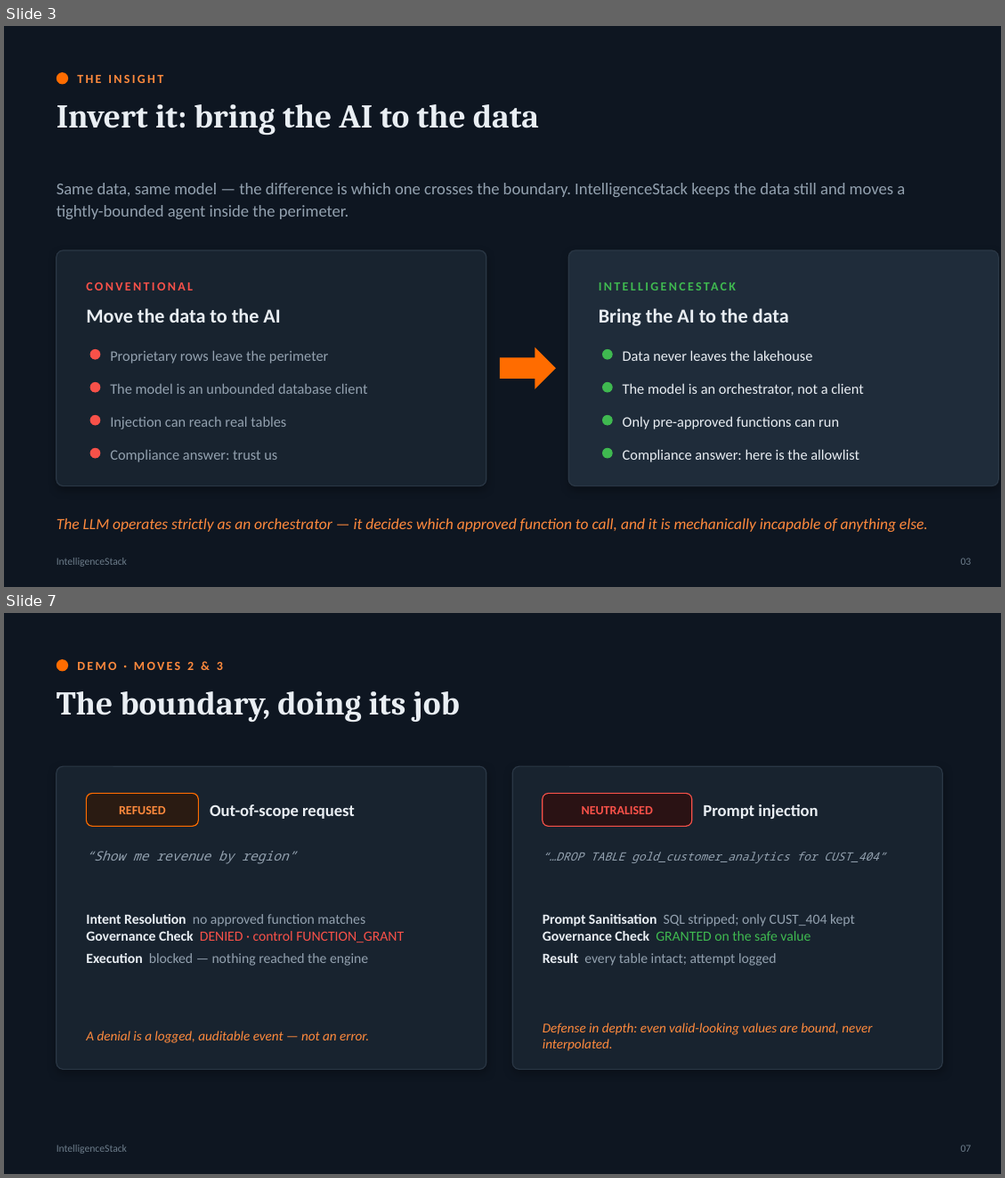
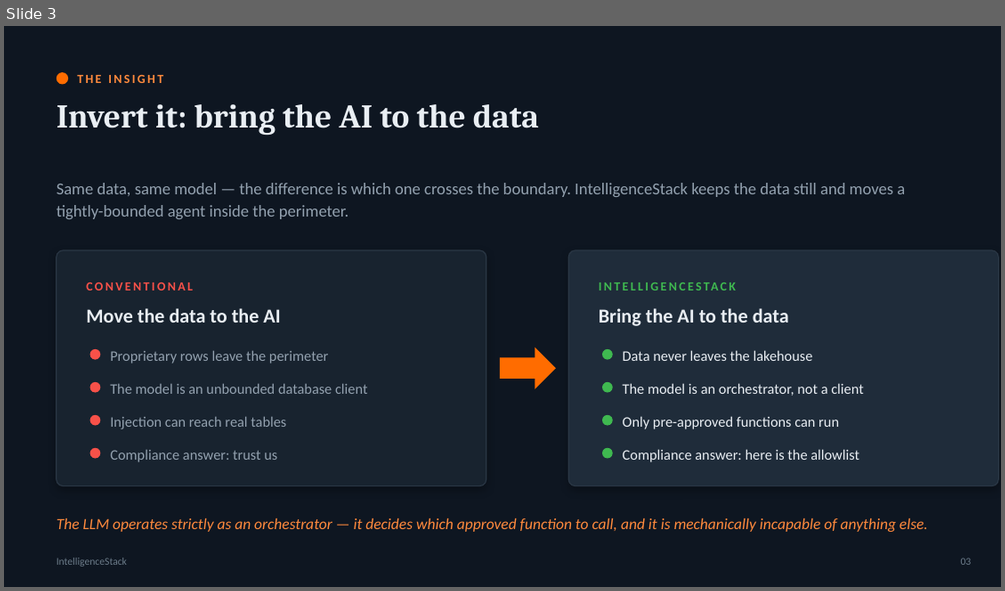
Before and after one commit to atharvvani464/IntelligenceStack, a slide deck: IntelligenceStack_Executive_Deck.pptx. Shown one above the other, each under a label of ours: slides 3 and 7 before the commit, slide 3 after it; the slides between them are not shown. The pictures are 1005x1178 and 1005x591 pixels, drawn with LibreOffice and Linux fonts; fonts in the diff are those of the drawing. Boxes give left, top, right and bottom in pixels: in the first picture for what was removed or moved away, otherwise in the second. Text is boxed around its words. In the diff, an @@ line names an element or a change of style, - is before the commit and + after.

```diff
--- a/IntelligenceStack_Executive_Deck.pptx
+++ b/IntelligenceStack_Executive_Deck.pptx
@@ slide 7 removed at bbox=[4, 613, 1001, 1174], background #0E1621 @@
@@ ellipse removed at bbox=[57, 659, 68, 672] @@
@@ text removed at bbox=[77, 662, 223, 670] @@
-DEMO · MOVES 2 & 3
@@ text removed at bbox=[57, 691, 460, 722] @@
-The boundary, doing its job
@@ rounded rectangle removed at bbox=[57, 766, 486, 1070] @@
@@ rounded rectangle removed at bbox=[512, 766, 942, 1070] @@
@@ rounded rectangle removed at bbox=[86, 793, 198, 826] @@
@@ rounded rectangle removed at bbox=[542, 793, 692, 826] @@
@@ text removed at bbox=[119, 806, 165, 814] @@
-REFUSED
@@ text removed at bbox=[210, 804, 355, 819] @@
-Out-of-scope request
@@ text removed at bbox=[582, 806, 653, 814] @@
-NEUTRALISED
@@ text removed at bbox=[703, 804, 817, 819] @@
-Prompt injection
@@ text removed at bbox=[86, 851, 296, 864] @@
-“Show me revenue by region”
@@ text removed at bbox=[542, 852, 885, 863] @@
-“…DROP TABLE gold_customer_analytics for CUST_404”
@@ text removed at bbox=[86, 914, 404, 965] @@
-Intent Resolution no approved function matches
-Governance Check DENIED · control FUNCTION_GRANT
-Execution blocked — nothing reached the engine
@@ text removed at bbox=[542, 914, 855, 965] @@
-Prompt Sanitisation SQL stripped; only CUST_404 kept
-Governance Check GRANTED on the safe value
-Result every table intact; attempt logged
@@ text removed at bbox=[86, 1030, 369, 1043] @@
-A denial is a logged, auditable event — not an error.
@@ text removed at bbox=[542, 1022, 872, 1051] @@
-Defense in depth: even valid-looking values are bound, never interpolated.
@@ text removed at bbox=[57, 1144, 127, 1153] @@
-IntelligenceStack
@@ text removed at bbox=[961, 1144, 971, 1151] @@
-07
```
Also in this commit, not shown: 7 slides changed, 2 slides added, 1 other file.
